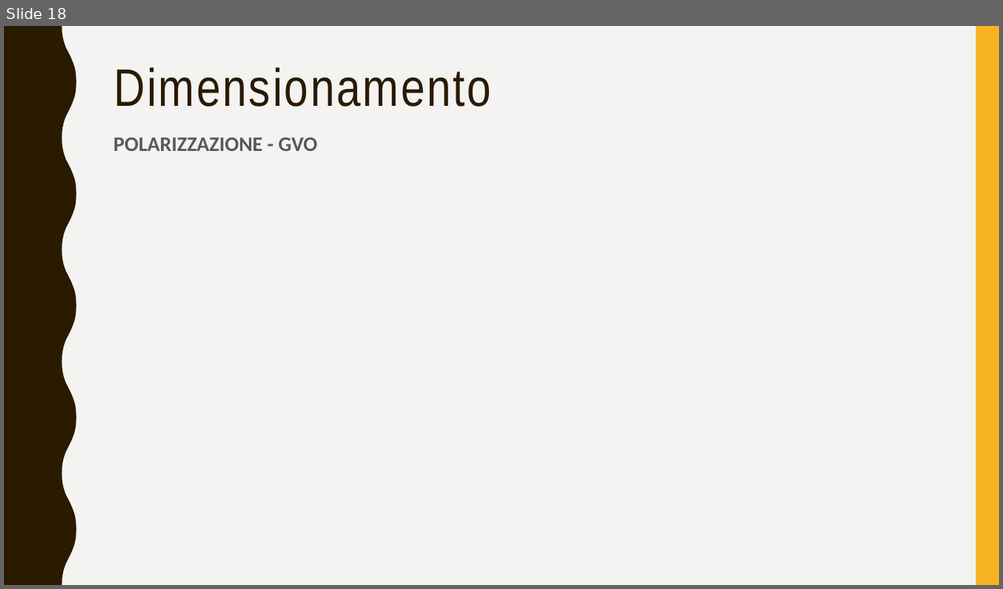
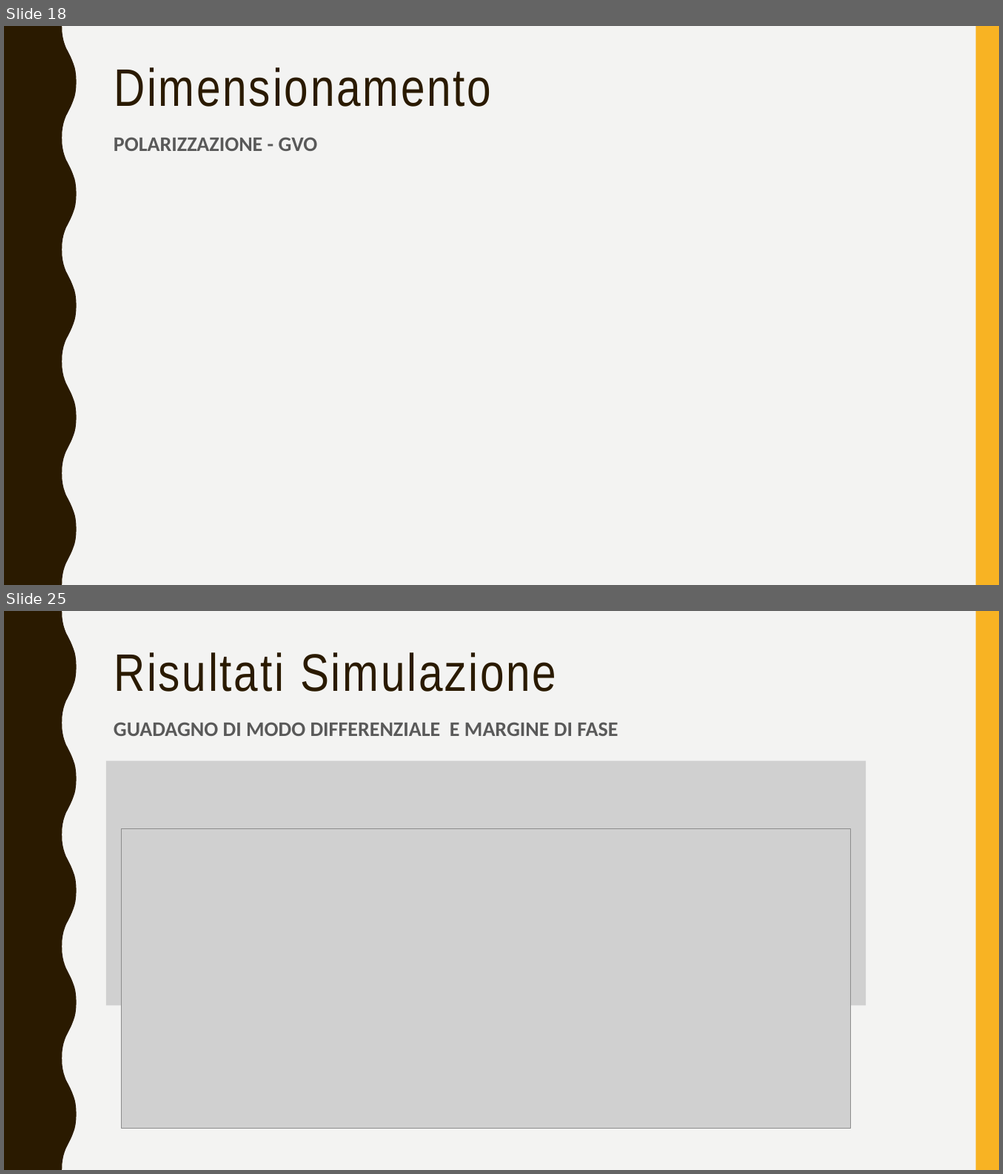
Before and after one commit to alessio-capello/MicroElectronics, a slide deck: MicroB/MicroBpresentazione.pptx. Shown one above the other, each under a label of ours: slide 18 before the commit, slides 18 and 25 after it; the slides between them are not shown. The pictures are 1003x589 and 1003x1174 pixels, drawn with LibreOffice and Linux fonts; fonts in the diff are those of the drawing; grey boxes stand for pictures. Boxes give left, top, right and bottom in pixels: in the first picture for what was removed or moved away, otherwise in the second. Text is boxed around its words. In the diff, an @@ line names an element or a change of style, - is before the commit and + after.

```diff
--- a/MicroB/MicroBpresentazione.pptx
+++ b/MicroB/MicroBpresentazione.pptx
@@ slide 25 added at box(4, 611, 999, 1170), background #F3F3F2; not listed: 2 template elements that a slide beside it also shows @@
@@ title added at box(114, 652, 556, 692), 51 pt, text #2A1A00 @@
+Risultati Simulazione
@@ text added at box(114, 722, 617, 736), 20 pt, text #595959, bold @@
+GUADAGNO DI MODO DIFFERENZIALE E MARGINE DI FASE
@@ picture added at box(106, 761, 866, 1005) @@
@@ picture added at box(122, 829, 851, 1129) @@
```
Also in this commit, not shown: 3 slides changed, 5 other slides added, 14 other files.
